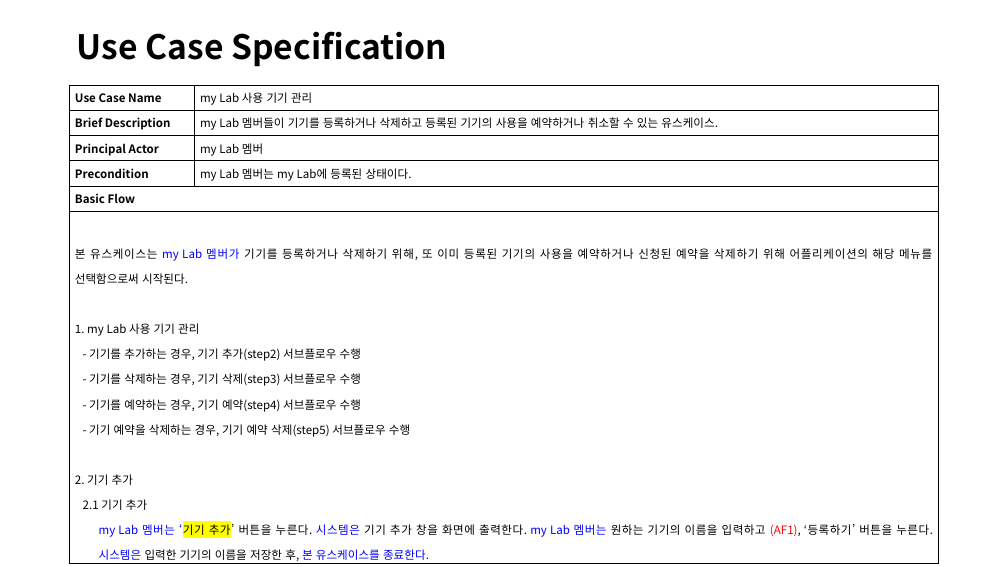
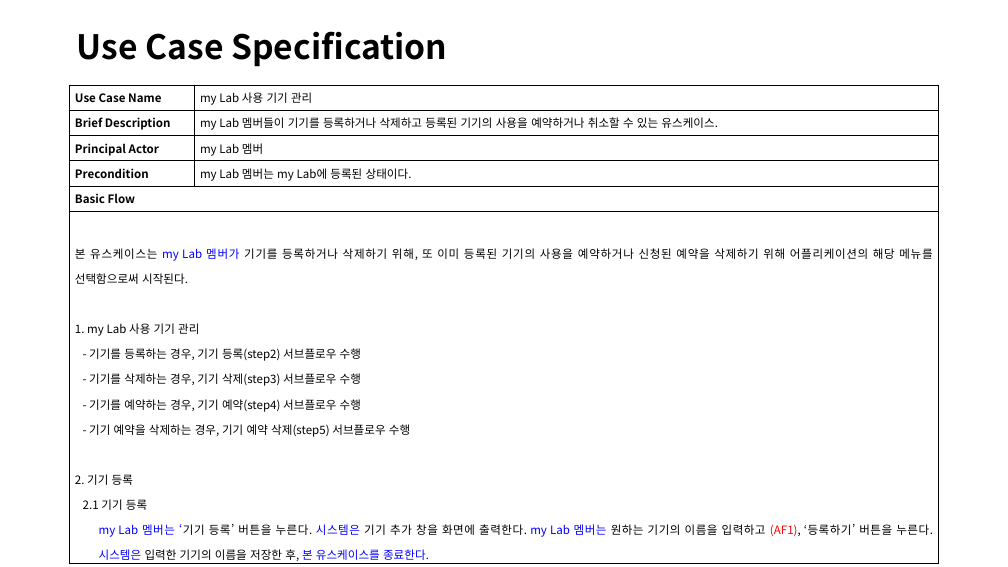
Before and after one commit to jisukim97/ChemicalManagementApplication, a slide deck: slide 17 of Document/4_수정중/SRS/191208 UC Spec - 1번, 2번, 3번, 4번.pptx. Drawn at 1008x567 pixels with LibreOffice and Linux fonts; fonts in the diff are those of the drawing. Boxes give left, top, right and bottom in pixels: in the first picture for what was removed or moved away, otherwise in the second. Text is boxed around its words. In the diff, an @@ line names an element or a change of style, - is before the commit and + after.

```diff
--- a/Document/4_수정중/SRS/191208 UC Spec - 1번, 2번, 3번, 4번.pptx
+++ b/Document/4_수정중/SRS/191208 UC Spec - 1번, 2번, 3번, 4번.pptx
@@ table at bbox=[70, 85, 939, 565] @@
-row 6, column 1: 본 유스케이스는 my Lab 멤버가 기기를 등록하거나 삭제하기 위해, 또 이미 등록된 기기의 사용을 예약하거나 신청된 예약을 삭제하기 위해 어플리케이션의 해당 메뉴를 선택함으로써 시작된다. / 1. my Lab 사용 기기 관리 / - 기기를 추가하는 경우, 기기 추가(step2) 서브플로우 수행 / - 기기를 삭제하는 경우, 기기 삭제(step3) 서브플로우 수행 / - 기기를 예약하는 경우, 기기 예약(step4) 서브플로우 수행 / - 기기 예약을 삭제하는 경우, 기기 예약 삭제(step5) 서브플로우 수행 / 2. 기기 추가 / 2.1 기기 추가 / my Lab 멤버는 ‘기기 추가’ 버튼을 누른다. 시스템은 기기 추가 창을 화면에 출력한다. my Lab 멤버는 원하는 기기의 이름을 입력하고 (AF1), ‘등록하기’ 버튼을 누른다. 시스템은 입력한 기기의 이름을 저장한 후, 본 유스케이스를 종료한다.
+row 6, column 1: 본 유스케이스는 my Lab 멤버가 기기를 등록하거나 삭제하기 위해, 또 이미 등록된 기기의 사용을 예약하거나 신청된 예약을 삭제하기 위해 어플리케이션의 해당 메뉴를 선택함으로써 시작된다. / 1. my Lab 사용 기기 관리 / - 기기를 등록하는 경우, 기기 등록(step2) 서브플로우 수행 / - 기기를 삭제하는 경우, 기기 삭제(step3) 서브플로우 수행 / - 기기를 예약하는 경우, 기기 예약(step4) 서브플로우 수행 / - 기기 예약을 삭제하는 경우, 기기 예약 삭제(step5) 서브플로우 수행 / 2. 기기 등록 / 2.1 기기 등록 / my Lab 멤버는 ‘기기 등록’ 버튼을 누른다. 시스템은 기기 추가 창을 화면에 출력한다. my Lab 멤버는 원하는 기기의 이름을 입력하고 (AF1), ‘등록하기’ 버튼을 누른다. 시스템은 입력한 기기의 이름을 저장한 후, 본 유스케이스를 종료한다.
```
Also in this commit, not shown: 12 other slides changed, 2 other files.
